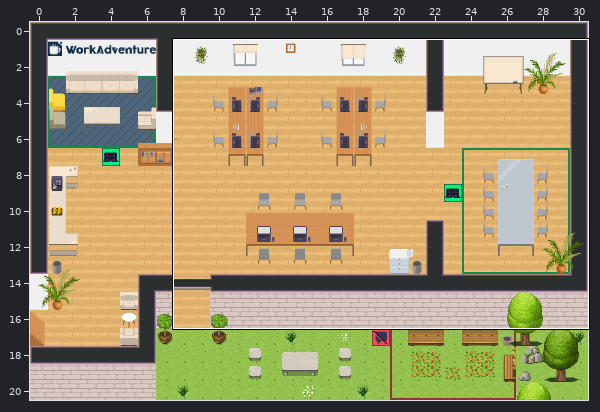
A Tiled map (JSON) gets an edit: office.tmj. Above: a wide view before the commit, with the close-up outlined.
Close-up. First the earlier version:
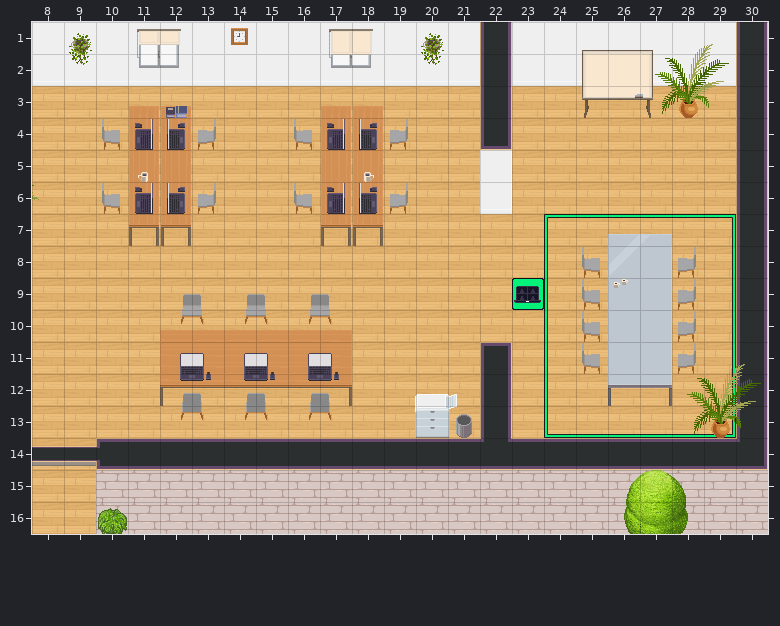
Cells are 32x32 px. Shown: x 8..30, y 1..16.
The result:
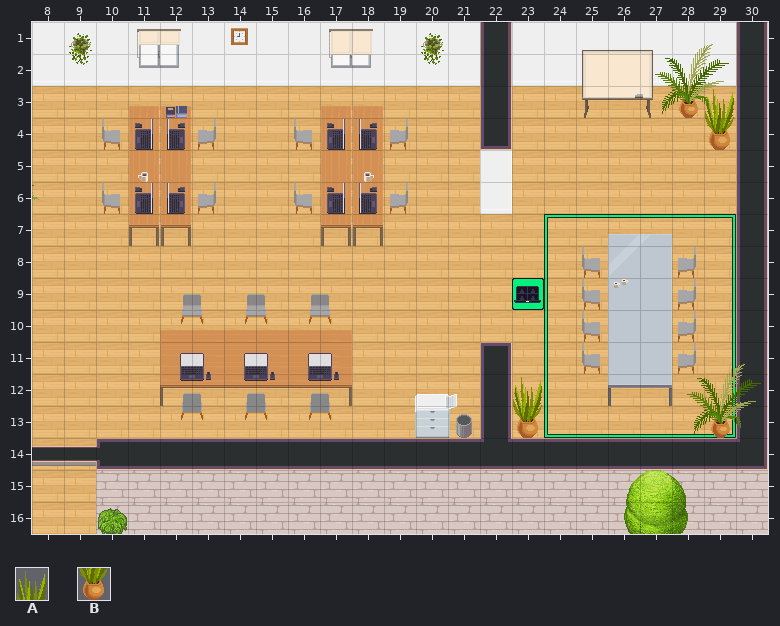
Key: from "WA_Decoration": A 75, B 87.
_ is an empty cell.
Change:
{"where": "layer \"furniture/furniture1\""}
{"y":3,"x":29,"old":"_","new":"A"}
{"y":4,"x":29,"old":"_","new":"B"}
{"y":12,"x":23,"old":"_","new":"A"}
{"y":13,"x":23,"old":"_","new":"B"}
{"label":"added","picture_box":[705,89,734,150]}
{"label":"added","picture_box":[513,377,542,438]}
